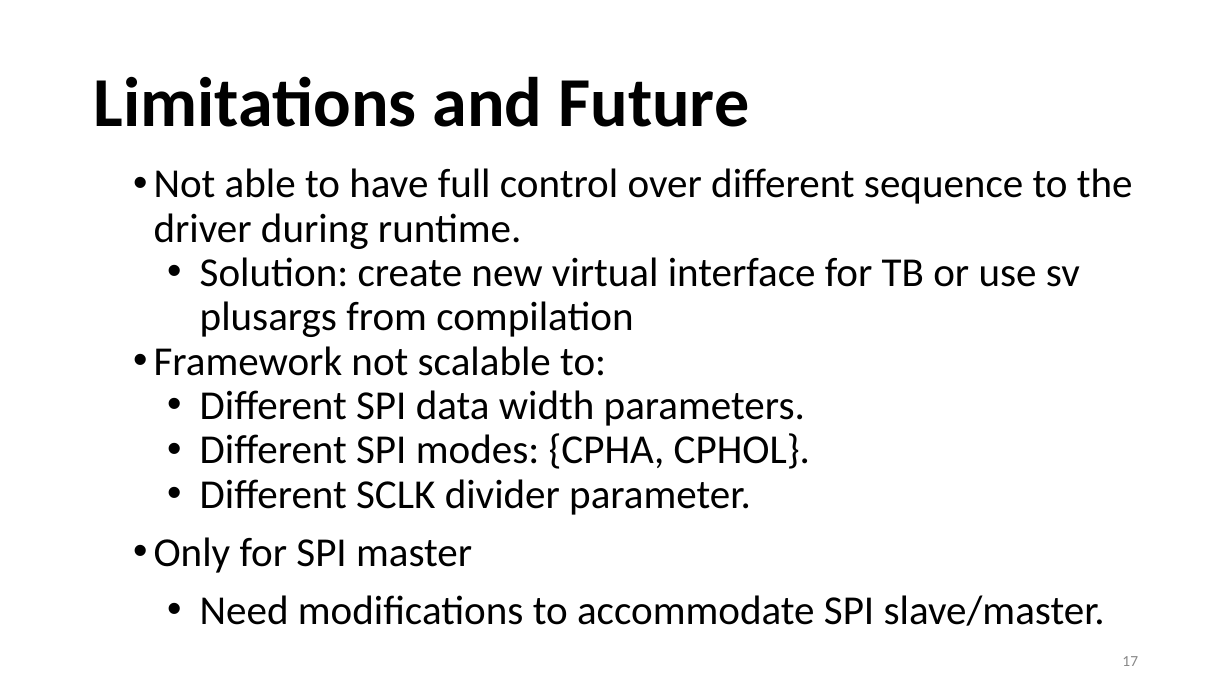
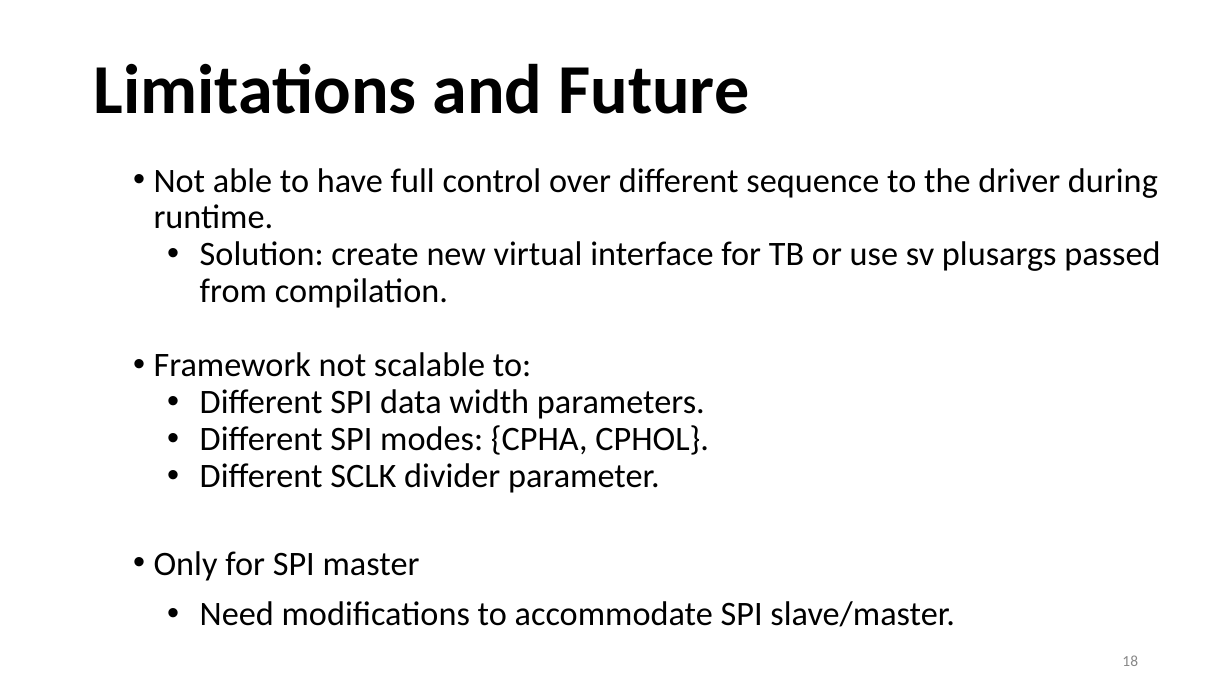
Before and after one commit to yongyw123/spi_uvm, a slide deck: slide 18 of doc/slide.pptx (slide 17 before the commit). Drawn at 1232x693 pixels with LibreOffice and Linux fonts; fonts in the diff are those of the drawing. Boxes give left, top, right and bottom in pixels: in the first picture for what was removed or moved away, otherwise in the second. Text is boxed around its words. In the diff, an @@ line names an element or a change of style, - is before the commit and + after.

```diff
--- a/doc/slide.pptx
+++ b/doc/slide.pptx
@@ title "Limitations and Future": place and size @@
-title "Limitations and Future" at [94,76,749,127]
+title "Limitations and Future" at [94,63,749,114]
@@ text at [154,168,1158,627]: size 24 to 20 pt in "Not able to have full control over ...", "Framework not scalable to:", "Different SPI data width parameters.", "Different SPI modes: {CPHA, CPHOL}." and 3 more places @@
@@ text at [200,241,1160,308]: text changed; size 24 to 20 pt @@
-  • Solution: create new virtual interface for TB or use sv plusargs from compilation
+  • Solution: create new virtual interface for TB or use sv plusargs passed from compilation.
@@ page number at [1122,655,1138,666]: text changed @@
-17
+18
```
Also in this commit, not shown: 10 other slides changed, 4 slides added.
